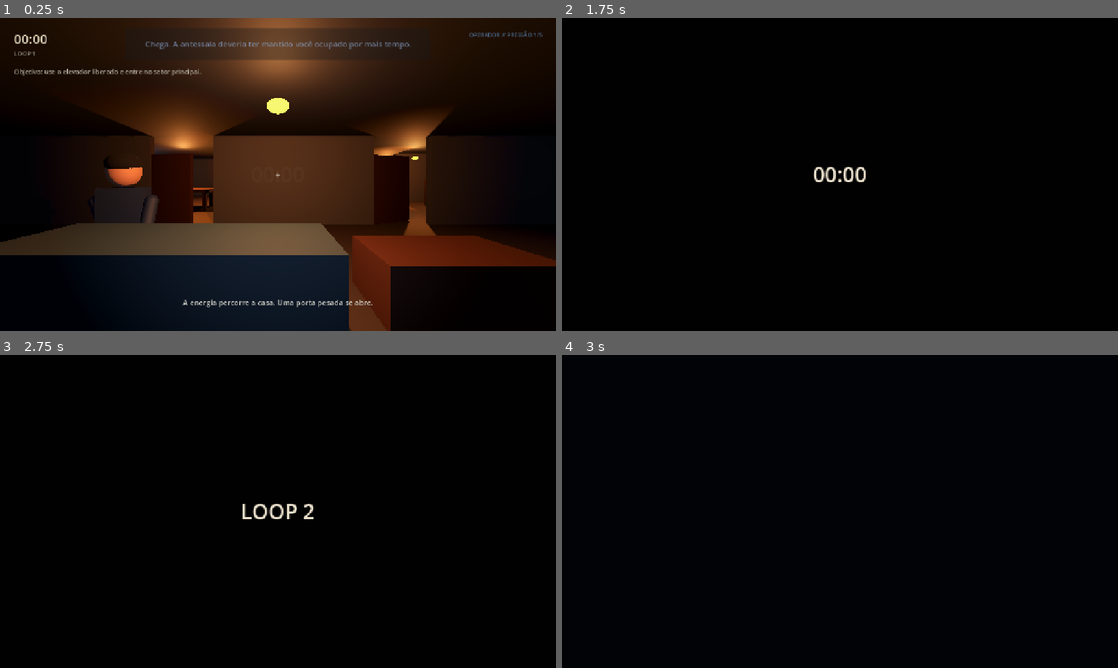
Above: before the commit, frames 1-4 (two rows, left to right).
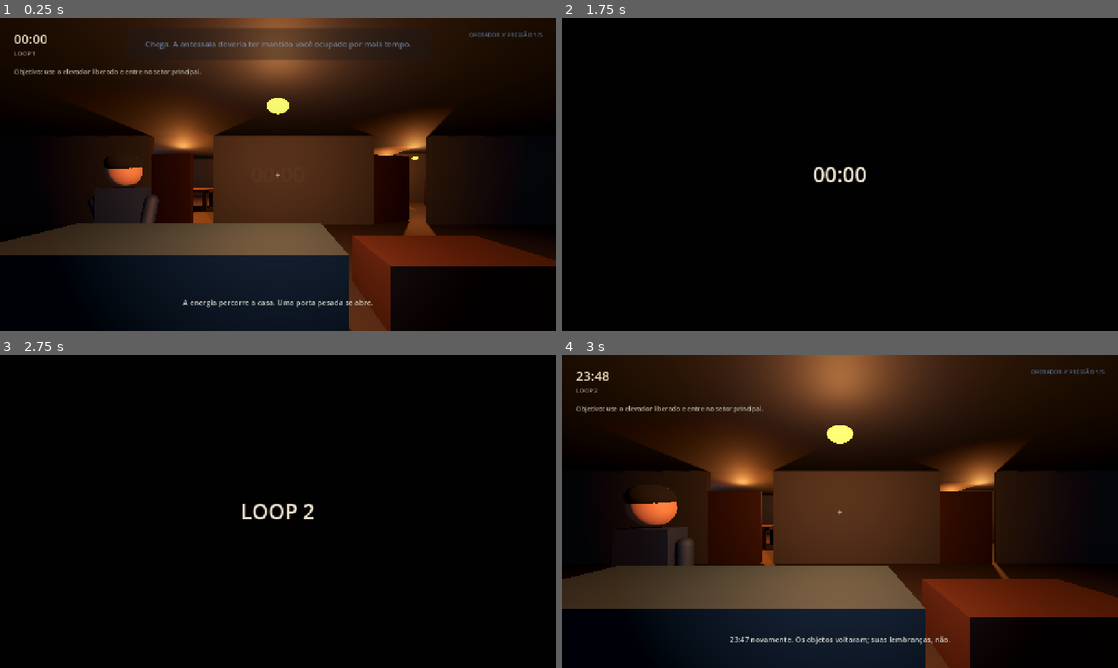
Above: after the commit, the same moments.

Repository: paulos-f/23-47
Game: Godot game, scene res://tests/integration_smoke_test.tscn
The game is run twice, just before and just after one commit, with the same random seed, the same clock (stepped at 60 frames per second) and the same inputs. This scene is started directly instead of the project's main scene.
Inputs (mouse positions are in pixels of both pictures, inside the frame that each line leads up to):
- Up to frame 1 (0.25 s): no input
- Up to frame 2 (1.75 s): move the mouse to (867, 174) at 0.52 s; hold E (interact) 0.53-1.28 s; hold W (move_forward) from 0.53 s (still down); tap Space (jump) at 0.77, 1.52 s; move the mouse to (812, 174) at 1.27 s; tap E (interact) at 1.35 s
- Up to frame 3 (2.75 s): keep holding W (move_forward); move the mouse to (289, 505) at 2.02 s; hold Shift (sprint) from 2.03 s (still down); tap E (interact) at 2.3 s
- Up to frame 4 (3 s): keep holding W (move_forward); tap Enter at 2.75 s; move the mouse to (834, 517) at 2.77 s; release Shift (sprint) at 2.78 s; tap E (interact) at 2.85 s

Frames 1-3 are identical in both runs. In frame 4, 70% of the frame differs, in the area x 0-100%, y 0-100%.

Commit message:
feat: add active loop tasks and chapter finale

Diff:
--- a/autoload/game_manager.gd
+++ b/autoload/game_manager.gd
@@ -31,6 +31,24 @@
 	_transitioning = false
 
 
+func restart_current_loop(reason := "REINÍCIO MANUAL") -> void:
+	if _transitioning:
+		return
+	_transitioning = true
+	TimeManager.pause()
+	get_tree().call_group("player", "set_controls_enabled", false)
+	var transition_ui := get_tree().get_first_node_in_group("loop_transition_ui")
+	if transition_ui != null and transition_ui.has_method("play_manual_loop_transition"):
+		await transition_ui.play_manual_loop_transition(reason, KnowledgeManager.loop_count + 1)
+	KnowledgeManager.complete_loop()
+	get_tree().call_group("ambient_music", "shutdown")
+	await get_tree().process_frame
+	var reload_error := get_tree().reload_current_scene()
+	if reload_error != OK:
+		push_error("Falha ao reiniciar a cena: %s" % error_string(reload_error))
+	_transitioning = false
+
+
 func _on_loop_finished() -> void:
 	if _transitioning:
 		return
--- a/autoload/narrator_manager.gd
+++ b/autoload/narrator_manager.gd
@@ -25,6 +25,8 @@
 func introduce_research_wing() -> void:
 	if anger_level >= 2:
 		speak("Corrigi uma falha no cronograma. Você terá menos minutos desta vez.", &"angry")
+	elif KnowledgeManager.knows(&"research_keycard_seen") and not KnowledgeManager.knows(&"override_sequence_known"):
+		speak("O cartão sumiu, como eu sabia que aconteceria. Talvez você devesse repensar a ordem.", &"calm")
 	elif not KnowledgeManager.knows(&"override_sequence_known"):
 		speak("Energize o Laboratório. O Arquivo é uma distração inútil.", &"calm")
 	else:
--- /dev/null
+++ b/scenes/interactables/loop_reset_console.tscn
@@ -0,0 +1,60 @@
+[gd_scene load_steps=7 format=3]
+
+[ext_resource type="Script" path="res://scripts/interactables/loop_reset_console.gd" id="1_reset"]
+
+[sub_resource type="StandardMaterial3D" id="BodyMaterial"]
+albedo_color = Color(0.055, 0.065, 0.085, 1)
+metallic = 0.75
+roughness = 0.3
+
+[sub_resource type="StandardMaterial3D" id="RingMaterial"]
+albedo_color = Color(0.08, 0.28, 0.38, 1)
+emission_enabled = true
+emission = Color(0.03, 0.25, 0.42, 1)
+
+[sub_resource type="CylinderMesh" id="BodyMesh"]
+material = SubResource("BodyMaterial")
+top_radius = 0.55
+bottom_radius = 0.72
+height = 1.25
+radial_segments = 20
+
+[sub_resource type="TorusMesh" id="RingMesh"]
+material = SubResource("RingMaterial")
+inner_radius = 0.35
+outer_radius = 0.52
+rings = 20
+ring_segments = 12
+
+[sub_resource type="CylinderShape3D" id="ResetShape"]
+radius = 0.72
+height = 1.3
+
+[node name="LoopResetConsole" type="StaticBody3D"]
+collision_layer = 2
+collision_mask = 0
+script = ExtResource("1_reset")
+
+[node name="Body" type="MeshInstance3D" parent="."]
+mesh = SubResource("BodyMesh")
+
+[node name="Ring" type="MeshInstance3D" parent="."]
+position = Vector3(0, 0.7, 0)
+mesh = SubResource("RingMesh")
+
+[node name="CollisionShape3D" type="CollisionShape3D" parent="."]
+shape = SubResource("ResetShape")
+
+[node name="Indicator" type="OmniLight3D" parent="."]
+position = Vector3(0, 0.75, 0)
+light_color = Color(0.16, 0.48, 0.7, 1)
+light_energy = 1.1
+omni_range = 2.0
+
+[node name="Label3D" type="Label3D" parent="."]
+position = Vector3(0, 0.05, -0.72)
+pixel_size = 0.0018
+font_size = 30
+outline_size = 6
+text = "SINCRONIZAR"
+modulate = Color(0.62, 0.86, 1, 1)
--- a/scenes/interactables/research_keycard.tscn
+++ b/scenes/interactables/research_keycard.tscn
@@ -23,6 +23,7 @@
 item_id = &"research_keycard"
 display_name = "cartão de pesquisa"
 acquired_message = "Cartão de pesquisa adquirido. Ele não sobreviverá ao loop."
+knowledge_on_pickup = &"research_keycard_seen"
 
 [node name="Mesh" type="MeshInstance3D" parent="."]
 mesh = SubResource("CardMesh")
--- /dev/null
+++ b/scenes/interactables/route_relay.tscn
@@ -0,0 +1,57 @@
+[gd_scene load_steps=7 format=3]
+
+[ext_resource type="Script" path="res://scripts/interactables/route_relay.gd" id="1_relay"]
+
+[sub_resource type="StandardMaterial3D" id="BodyMaterial"]
+albedo_color = Color(0.07, 0.08, 0.09, 1)
+metallic = 0.72
+roughness = 0.34
+
+[sub_resource type="StandardMaterial3D" id="CoilMaterial"]
+albedo_color = Color(0.24, 0.3, 0.34, 1)
+metallic = 0.5
+roughness = 0.28
+
+[sub_resource type="BoxMesh" id="BodyMesh"]
+material = SubResource("BodyMaterial")
+size = Vector3(0.72, 0.92, 0.28)
+
+[sub_resource type="CylinderMesh" id="CoilMesh"]
+material = SubResource("CoilMaterial")
+top_radius = 0.14
+bottom_radius = 0.14
+height = 0.5
+radial_segments = 16
+
+[sub_resource type="BoxShape3D" id="RelayShape"]
+size = Vector3(0.78, 0.98, 0.34)
+
+[node name="RouteRelay" type="StaticBody3D" groups=["route_relays"]]
+collision_layer = 2
+collision_mask = 0
+script = ExtResource("1_relay")
+
+[node name="Body" type="MeshInstance3D" parent="."]
+mesh = SubResource("BodyMesh")
+
+[node name="Coil" type="MeshInstance3D" parent="."]
+position = Vector3(0, 0, -0.22)
+rotation = Vector3(0, 0, 1.5708)
+mesh = SubResource("CoilMesh")
+
+[node name="CollisionShape3D" type="CollisionShape3D" parent="."]
+shape = SubResource("RelayShape")
+
+[node name="Indicator" type="OmniLight3D" parent="."]
+position = Vector3(0, 0.27, -0.3)
+light_color = Color(1, 0.52, 0.18, 1)
+light_energy = 0.7
+omni_range = 1.6
+
+[node name="RelayLabel" type="Label3D" parent="."]
+position = Vector3(0, -0.27, -0.18)
+pixel_size = 0.0018
+font_size = 32
+outline_size = 6
+text = "RELÉ 1"
+modulate = Color(0.78, 0.9, 1, 1)
--- /dev/null
+++ b/scenes/main/prototype_ending.tscn
@@ -0,0 +1,72 @@
+[gd_scene load_steps=2 format=3]
+
+[ext_resource type="Script" path="res://scripts/main/prototype_ending.gd" id="1_ending"]
+
+[node name="PrototypeEnding" type="Control"]
+layout_mode = 3
+anchors_preset = 15
+anchor_right = 1.0
+anchor_bottom = 1.0
+grow_horizontal = 2
+grow_vertical = 2
+script = ExtResource("1_ending")
+
+[node name="Background" type="ColorRect" parent="."]
+layout_mode = 1
+anchors_preset = 15
+anchor_right = 1.0
+anchor_bottom = 1.0
+grow_horizontal = 2
+grow_vertical = 2
+color = Color(0.006, 0.012, 0.022, 1)
+
+[node name="Center" type="VBoxContainer" parent="."]
+layout_mode = 1
+anchors_preset = 8
+anchor_left = 0.5
+anchor_top = 0.5
+anchor_right = 0.5
+anchor_bottom = 0.5
+offset_left = -420.0
+offset_top = -210.0
+offset_right = 420.0
+offset_bottom = 210.0
+grow_horizontal = 2
+grow_vertical = 2
+theme_override_constants/separation = 28
+
+[node name="Title" type="Label" parent="Center"]
+layout_mode = 2
+theme_override_colors/font_color = Color(0.78, 0.9, 1, 1)
+theme_override_font_sizes/font_size = 42
+text = "CAPÍTULO I — O OPERADOR"
+horizontal_alignment = 1
+
+[node name="Subtitle" type="Label" parent="Center"]
+layout_mode = 2
+theme_override_colors/font_color = Color(0.58, 0.68, 0.76, 1)
+theme_override_font_sizes/font_size = 22
+text = "00:00 NÃO ERA O FIM. ERA UMA FERRAMENTA."
+horizontal_alignment = 1
+
+[node name="Stats" type="Label" parent="Center"]
+layout_mode = 2
+theme_override_colors/font_color = Color(0.72, 0.76, 0.78, 1)
+theme_override_font_sizes/font_size = 17
+text = "CAPÍTULO CONCLUÍDO"
+horizontal_alignment = 1
+
+[node name="Operator" type="Label" parent="Center"]
+layout_mode = 2
+theme_override_colors/font_color = Color(1, 0.48, 0.35, 1)
+theme_override_font_sizes/font_size = 19
+text = "OPERADOR"
+horizontal_alignment = 1
+autowrap_mode = 2
+
+[node name="Restart" type="Label" parent="Center"]
+layout_mode = 2
+theme_override_colors/font_color = Color(0.58, 0.7, 0.82, 1)
+theme_override_font_sizes/font_size = 16
+text = "[E] REINICIAR O VERTICAL SLICE"
+horizontal_alignment = 1
--- a/scenes/main/research_wing.tscn
+++ b/scenes/main/research_wing.tscn
@@ -16,6 +16,9 @@
 [ext_resource type="Script" path="res://scripts/systems/scheduled_event.gd" id="14_scheduled"]
 [ext_resource type="Script" path="res://scripts/systems/research_events.gd" id="15_research_events"]
 [ext_resource type="Script" path="res://scripts/environment/research_furnishings.gd" id="16_furnishings"]
+[ext_resource type="PackedScene" path="res://scenes/interactables/route_relay.tscn" id="17_relay"]
+[ext_resource type="PackedScene" path="res://scenes/interactables/loop_reset_console.tscn" id="18_reset"]
+[ext_resource type="PackedScene" path="res://scenes/interactables/level_gate.tscn" id="19_gate"]
 
 [node name="ResearchWing" type="Node3D"]
 script = ExtResource("1_main")
@@ -66,6 +69,7 @@
 position = Vector3(-11, 1.08, -3.2)
 knowledge_key = &"override_sequence_known"
 note_text = "Sequência de contingência: 4 — 1 — 3 — 2"
+required_stabilized_route = &"archive"
 
 [node name="ObservationReport" parent="." instance=ExtResource("11_note")]
 position = Vector3(0, 1.13, -12)
@@ -74,6 +78,43 @@
 
 [node name="KeycardSpawn" type="Marker3D" parent="." groups=["phase_keycard_spawn"]]
 position = Vector3(11, 1.1, -3.2)
+
+[node name="ArchiveRelay1" parent="." instance=ExtResource("17_relay")]
+position = Vector3(-18.5, 1.0, -0.8)
+route_id = "archive"
+relay_index = 0
+relay_color = Color(1, 0.5, 0.15, 1)
+
+[node name="ArchiveRelay2" parent="." instance=ExtResource("17_relay")]
+position = Vector3(-5.2, 1.0, -6.5)
+rotation = Vector3(0, 3.14159, 0)
+route_id = "archive"
+relay_index = 1
+relay_color = Color(1, 0.5, 0.15, 1)
+
+[node name="LaboratoryRelay1" parent="." instance=ExtResource("17_relay")]
+position = Vector3(18.5, 1.0, -0.8)
+route_id = "laboratory"
+relay_index = 0
+relay_color = Color(0.15, 0.7, 1, 1)
+
+[node name="LaboratoryRelay2" parent="." instance=ExtResource("17_relay")]
+position = Vector3(5.2, 1.0, -6.5)
+rotation = Vector3(0, 3.14159, 0)
+route_id = "laboratory"
+relay_index = 1
+relay_color = Color(0.15, 0.7, 1, 1)
+
+[node name="LoopSynchronizer" parent="." instance=ExtResource("18_reset")]
+position = Vector3(5.0, 0.78, 9.0)
+
+[node name="ChapterExit" parent="." instance=ExtResource("19_gate")]
+position = Vector3(0, 1.4, -15.65)
+rotation = Vector3(0, 3.14159, 0)
+required_knowledge = &"phase_one_complete"
+next_scene_path = "res://scenes/main/prototype_ending.tscn"
+transition_title = "CAPÍTULO CONCLUÍDO"
+completion_knowledge = &"research_wing_exited"
 
 [node name="PowerRouter" type="Node" parent="." groups=["power_router"]]
 script = ExtResource("9_router")
--- a/scripts/interactables/inventory_pickup.gd
+++ b/scripts/interactables/inventory_pickup.gd
@@ -4,6 +4,7 @@
 @export var item_id: StringName = &"fuse"
 @export var display_name := "fusível de cerâmica"
 @export var acquired_message := "Fusível adquirido."
+@export var knowledge_on_pickup: StringName = &""
 
 var collected := false
 
@@ -20,5 +21,7 @@
 		return "Você não consegue guardar o objeto."
 	collected = true
 	inventory.add_item(item_id)
+	if knowledge_on_pickup != &"":
+		KnowledgeManager.learn(knowledge_on_pickup, true)
 	queue_free()
 	return acquired_message
--- a/scripts/interactables/knowledge_note.gd
+++ b/scripts/interactables/knowledge_note.gd
@@ -3,13 +3,18 @@
 
 @export var knowledge_key: StringName = &"safe_code_discovered"
 @export var note_text := "1987"
+@export var required_stabilized_route: StringName = &""
 
 
 func get_interaction_prompt(_player: Node) -> String:
-	return "[E] Examinar bilhete"
+	return "[E] Decodificar documento" if required_stabilized_route != &"" else "[E] Examinar bilhete"
 
 
 func interact(_player: Node) -> String:
+	if required_stabilized_route != &"":
+		var router := get_tree().get_first_node_in_group("power_router") as PowerRouter
+		if router == null or not router.is_route_stabilized(required_stabilized_route):
+			return "O documento está criptografado. Estabilize os dois relés desta ala na ordem correta."
 	var is_new := KnowledgeManager.learn(knowledge_key, true)
 	if is_new:
 		return "O bilhete diz: “%s”. Nova informação descoberta." % note_text
--- a/scripts/interactables/level_gate.gd
+++ b/scripts/interactables/level_gate.gd
@@ -4,6 +4,7 @@
 @export var required_knowledge: StringName = &"midnight_origin_discovered"
 @export_file("*.tscn") var next_scene_path := "res://scenes/main/research_wing.tscn"
 @export var transition_title := "SETOR DE PESQUISA"
+@export var completion_knowledge: StringName = &"lobby_completed"
 
 @onready var status_light: OmniLight3D = $StatusLight
 
@@ -20,7 +21,8 @@
 func interact(_player: Node) -> String:
 	if not KnowledgeManager.knows(required_knowledge):
 		return "ACESSO NEGADO — conclua o protocolo da antessala."
-	KnowledgeManager.learn(&"lobby_completed", true)
+	if completion_knowledge != &"":
+		KnowledgeManager.learn(completion_knowledge, true)
 	GameManager.call_deferred("change_level", next_scene_path, transition_title)
 	return "Acesso concedido. Descendo para o setor principal..."
 
--- /dev/null
+++ b/scripts/interactables/loop_reset_console.gd
@@ -0,0 +1,35 @@
+class_name LoopResetConsole
+extends StaticBody3D
+
+@onready var indicator: OmniLight3D = $Indicator
+
+
+func get_interaction_prompt(player: Node) -> String:
+	return "[E] Sincronizar próximo loop" if _can_reset(player) else "[E] Examinar sincronizador"
+
+
+func interact(player: Node) -> String:
+	var router := get_tree().get_first_node_in_group("power_router") as PowerRouter
+	if router == null or router.selected_route == &"":
+		return "O sincronizador exige que uma rota seja escolhida primeiro."
+	var inventory := player.get_node_or_null("Inventory") as PlayerInventory
+	if KnowledgeManager.knows(&"override_sequence_known") and inventory.has_item(&"research_keycard"):
+		return "Você possui tudo que precisa. Use o terminal central em vez de reiniciar."
+	if not _can_reset(player):
+		return "Conclua a tarefa disponível nesta ala antes de abandonar o loop."
+	indicator.light_color = Color(0.25, 0.72, 1.0)
+	indicator.light_energy = 2.6
+	GameManager.call_deferred("restart_current_loop", "SINCRONIZAÇÃO VOLUNTÁRIA")
+	return "Estado mental preservado. Objetos físicos serão descartados."
+
+
+func _can_reset(player: Node) -> bool:
+	var router := get_tree().get_first_node_in_group("power_router") as PowerRouter
+	if router == null:
+		return false
+	if router.selected_route == &"archive":
+		return KnowledgeManager.knows(&"override_sequence_known")
+	if router.selected_route == &"laboratory":
+		var inventory := player.get_node_or_null("Inventory") as PlayerInventory
+		return inventory != null and inventory.has_item(&"research_keycard") and not KnowledgeManager.knows(&"override_sequence_known")
+	return false
--- /dev/null
+++ b/scripts/interactables/route_relay.gd
@@ -0,0 +1,39 @@
+class_name RouteRelay
+extends StaticBody3D
+
+@export_enum("archive", "laboratory") var route_id := "archive"
+@export_range(0, 1, 1) var relay_index := 0
+@export var relay_color := Color(1.0, 0.52, 0.18)
+
+@onready var indicator: OmniLight3D = $Indicator
+@onready var relay_label: Label3D = $RelayLabel
+
+var activated := false
+
+
+func _ready() -> void:
+	indicator.light_color = relay_color
+	relay_label.text = "RELÉ %d" % (relay_index + 1)
+
+
+func get_interaction_prompt(_player: Node) -> String:
+	return "[E] Ativar relé %d" % (relay_index + 1)
+
+
+func interact(_player: Node) -> String:
+	var router := get_tree().get_first_node_in_group("power_router") as PowerRouter
+	if router == null:
+		return "O relé não encontra o distribuidor central."
+	var result := router.activate_relay(StringName(route_id), relay_index)
+	activated = router.get_relay_progress() > relay_index or router.is_route_stabilized(StringName(route_id))
+	indicator.light_energy = 2.5 if activated else 0.7
+	return result
+
+
+func sync_from_router() -> void:
+	var router := get_tree().get_first_node_in_group("power_router") as PowerRouter
+	if router == null or router.selected_route != StringName(route_id):
+		activated = false
+	else:
+		activated = router.get_relay_progress() > relay_index or router.is_route_stabilized(StringName(route_id))
+	indicator.light_energy = 2.5 if activated else 0.7
--- /dev/null
+++ b/scripts/main/prototype_ending.gd
@@ -0,0 +1,18 @@
+extends Control
+
+@onready var stats_label: Label = $Center/Stats
+@onready var operator_label: Label = $Center/Operator
+
+
+func _ready() -> void:
+	TimeManager.pause()
+	Input.mouse_mode = Input.MOUSE_MODE_VISIBLE
+	stats_label.text = "CAPÍTULO CONCLUÍDO EM %d LOOPS\nPRESSÃO DO OPERADOR: %d/5" % [KnowledgeManager.loop_count, NarratorManager.anger_level]
+	operator_label.text = "“Isto era apenas o primeiro teste.\nNa próxima vez, as regras não serão tão generosas.”"
+
+
+func _unhandled_input(event: InputEvent) -> void:
+	if event.is_action_pressed("interact"):
+		KnowledgeManager.clear_for_new_game()
+		NarratorManager.clear_for_new_game()
+		get_tree().change_scene_to_file("res://scenes/main/main.tscn")
--- a/scripts/systems/power_router.gd
+++ b/scripts/systems/power_router.gd
@@ -2,10 +2,16 @@
 extends Node
 
 signal route_selected(route_id: StringName)
+signal relay_progress_changed(route_id: StringName, completed: int, required: int)
+signal route_stabilized(route_id: StringName)
 
 @export var keycard_scene: PackedScene
 
+const REQUIRED_RELAYS := 2
+
 var selected_route: StringName = &""
+var _next_relay_index := 0
+var _stabilized := false
 
 
 func choose_route(route_id: StringName) -> String:
@@ -24,10 +30,47 @@
 	else:
 		get_tree().call_group("phase_lab_door", "force_open")
 		KnowledgeManager.learn(&"laboratory_route_discovered", true)
+		NarratorManager.speak("Boa escolha. Estabilize os relés e ignore o Arquivo.", &"calm")
+	route_selected.emit(selected_route)
+	relay_progress_changed.emit(selected_route, 0, REQUIRED_RELAYS)
+	return "Energia em %s. Estabilize os relés 1 e 2; a outra ala ficará isolada neste loop." % _route_name(selected_route)
+
+
+func activate_relay(route_id: StringName, relay_index: int) -> String:
+	if selected_route == &"":
+		return "Escolha primeiro uma rota no distribuidor central."
+	if route_id != selected_route:
+		return "Este relé não recebe energia no loop atual."
+	if _stabilized:
+		return "A rota %s já está estável." % _route_name(route_id)
+	if relay_index != _next_relay_index:
+		_next_relay_index = 0
+		get_tree().call_group("route_relays", "sync_from_router")
+		relay_progress_changed.emit(selected_route, 0, REQUIRED_RELAYS)
+		NarratorManager.speak("Ordem incorreta. Toda a calibração foi descartada.", &"irritated")
+		return "Sequência incorreta. Os relés voltaram ao estado inicial."
+	_next_relay_index += 1
+	get_tree().call_group("route_relays", "sync_from_router")
+	relay_progress_changed.emit(selected_route, _next_relay_index, REQUIRED_RELAYS)
+	if _next_relay_index < REQUIRED_RELAYS:
+		return "Relé 1 confirmado. Agora encontre e ative o relé 2."
+	_stabilized = true
+	get_tree().call_group("route_relays", "sync_from_router")
+	KnowledgeManager.learn(StringName("%s_stabilized_once" % route_id), true)
+	if selected_route == &"laboratory":
 		_spawn_keycard()
-		NarratorManager.speak("Boa escolha. Pegue o cartão e ignore o Arquivo.", &"calm")
-	route_selected.emit(selected_route)
-	return "Energia direcionada para %s. A outra ala ficará isolada até o próximo loop." % _route_name(selected_route)
+	else:
+		NarratorManager.speak("A criptografia do Arquivo foi removida.", &"irritated")
+	route_stabilized.emit(selected_route)
+	return "Rota %s estabilizada. A recompensa desta ala está disponível." % _route_name(route_id)
+
+
+func is_route_stabilized(route_id: StringName) -> bool:
+	return _stabilized and selected_route == route_id
+
+
+func get_relay_progress() -> int:
+	return _next_relay_index
 
 
 func _spawn_keycard() -> void:
--- a/scripts/systems/research_objective_tracker.gd
+++ b/scripts/systems/research_objective_tracker.gd
@@ -13,17 +13,21 @@
 	_inventory.item_added.connect(_on_state_changed)
 	_inventory.item_removed.connect(_on_state_changed)
 	_router.route_selected.connect(_on_route_selected)
+	_router.relay_progress_changed.connect(_on_relay_progress)
+	_router.route_stabilized.connect(_on_route_selected)
 	KnowledgeManager.knowledge_added.connect(_on_knowledge_added)
 	_refresh()
 
 
 func _refresh() -> void:
 	if KnowledgeManager.knows(&"phase_one_complete"):
-		objective_changed.emit("Setor concluído: a origem do experimento foi identificada.")
+		objective_changed.emit("Objetivo: use o elevador da Observação para concluir o capítulo.")
 	elif KnowledgeManager.knows(&"observation_door_unlocked") or _inventory.has_item(&"observation_access"):
 		objective_changed.emit("Objetivo: entre na sala de observação e examine o relatório central.")
 	elif _inventory.has_item(&"research_keycard") and KnowledgeManager.knows(&"override_sequence_known"):
 		objective_changed.emit("Objetivo: combine o cartão e a sequência no terminal central.")
+	elif _router.selected_route != &"" and not _router.is_route_stabilized(_router.selected_route):
+		objective_changed.emit("Objetivo: estabilize os relés na ordem 1 → 2 (%d/2)." % _router.get_relay_progress())
 	elif _router.selected_route == &"archive":
 		objective_changed.emit("Objetivo: procure no Arquivo a sequência que sobreviverá ao loop.")
 	elif _router.selected_route == &"laboratory":
@@ -33,6 +37,8 @@
 			objective_changed.emit("O cartão será perdido às 00:00. Talvez a ordem das escolhas importe.")
 	elif KnowledgeManager.knows(&"override_sequence_known"):
 		objective_changed.emit("Objetivo: neste loop, energize o Laboratório e obtenha o cartão.")
+	elif KnowledgeManager.knows(&"research_keycard_seen"):
+		objective_changed.emit("Objetivo: o cartão sozinho não basta; energize o Arquivo neste loop.")
 	else:
 		objective_changed.emit("Objetivo: escolha uma ala. Apenas uma pode receber energia por loop.")
 
@@ -45,5 +51,9 @@
 	_refresh()
 
 
+func _on_relay_progress(_route_id: StringName, _completed: int, _required: int) -> void:
+	_refresh()
+
+
 func _on_knowledge_added(_key: StringName, _value: Variant) -> void:
 	_refresh()
--- a/scripts/ui/hud.gd
+++ b/scripts/ui/hud.gd
@@ -88,3 +88,15 @@
 	fade.tween_property(transition_rect, "modulate:a", 1.0, 0.8)
 	await fade.finished
 	await get_tree().create_timer(0.75).timeout
+
+
+func play_manual_loop_transition(reason: String, next_loop: int) -> void:
+	transition_rect.visible = true
+	transition_rect.modulate.a = 0.0
+	transition_label.text = reason
+	var fade := create_tween().set_trans(Tween.TRANS_QUAD).set_ease(Tween.EASE_IN)
+	fade.tween_property(transition_rect, "modulate:a", 1.0, 0.7)
+	await fade.finished
+	await get_tree().create_timer(0.55).timeout
+	transition_label.text = "LOOP %d" % next_loop
+	await get_tree().create_timer(0.75).timeout
--- a/tests/integration_smoke_test.gd
+++ b/tests/integration_smoke_test.gd
@@ -91,7 +91,7 @@
 	var active_music := get_tree().current_scene.get_node_or_null("AmbientMusic") as AudioStreamPlayer
 	if active_music != null:
 		active_music.call("shutdown")
-	await get_tree().process_frame
+	await get_tree().create_timer(0.12).timeout
 	get_tree().current_scene.queue_free()
 	await get_tree().process_frame
 	await get_tree().process_frame
--- a/tests/research_wing_test.gd
+++ b/tests/research_wing_test.gd
@@ -21,8 +21,16 @@
 	first_router.choose_route(&"archive")
 	if not _check(archive_door.is_open, "A rota do Arquivo não abriu sua porta."):
 		return
+	first_router.activate_relay(&"archive", 1)
+	if not _check(first_router.get_relay_progress() == 0, "A ordem incorreta não reiniciou os relés."):
+		return
+	first_router.activate_relay(&"archive", 0)
+	first_router.activate_relay(&"archive", 1)
 	first_loop.get_node("ArchiveSequence").interact(first_loop.get_node("Player"))
 	if not _check(_knowledge.knows(&"override_sequence_known"), "A sequência não virou conhecimento persistente."):
+		return
+	var synchronizer := first_loop.get_node("LoopSynchronizer") as LoopResetConsole
+	if not _check(synchronizer.get_interaction_prompt(first_loop.get_node("Player")) == "[E] Sincronizar próximo loop", "O reset antecipado não foi liberado após concluir a ala."):
 		return
 	await _discard_phase(first_loop)
 
@@ -31,6 +39,8 @@
 	var player := second_loop.get_node("Player") as FirstPersonPlayer
 	var second_router := second_loop.get_node("PowerRouter") as PowerRouter
 	second_router.choose_route(&"laboratory")
+	second_router.activate_relay(&"laboratory", 0)
+	second_router.activate_relay(&"laboratory", 1)
 	await get_tree().process_frame
 	var keycard := get_tree().get_first_node_in_group("research_keycard") as InventoryPickup
 	if not _check(keycard != null, "A rota do Laboratório não disponibilizou o cartão."):
@@ -48,6 +58,11 @@
 	if not _check(_knowledge.knows(&"phase_one_complete"), "O relatório final não concluiu a fase."):
 		return
 	if not _check(TimeManager.loop_start_minute >= 23 * 60 + 37 and TimeManager.seconds_per_game_minute < 7.0, "O narrador não dificultou o loop após ser contrariado."):
+		return
+	var chapter_exit := second_loop.get_node("ChapterExit") as LevelGate
+	if not _check(chapter_exit.get_interaction_prompt(player) == "[E] Entrar no elevador", "A saída do capítulo não foi liberada."):
+		return
+	if not _check(load("res://scenes/main/prototype_ending.tscn") is PackedScene, "A cena de encerramento não pôde ser carregada."):
 		return
 
 	await _discard_phase(second_loop)
@@ -69,7 +84,7 @@
 	var music := scene.get_node_or_null("AmbientMusic")
 	if music != null:
 		music.call("shutdown")
-	await get_tree().process_frame
+	await get_tree().create_timer(0.12).timeout
 	scene.queue_free()
 	await get_tree().process_frame
 	await get_tree().process_frame
Not shown: 1 places in scenes/main/research_wing.tscn that only renumber resources
Not shown, added: scripts/interactables/loop_reset_console.gd.uid
Not shown, added: scripts/interactables/route_relay.gd.uid
Not shown, added: scripts/main/prototype_ending.gd.uid
